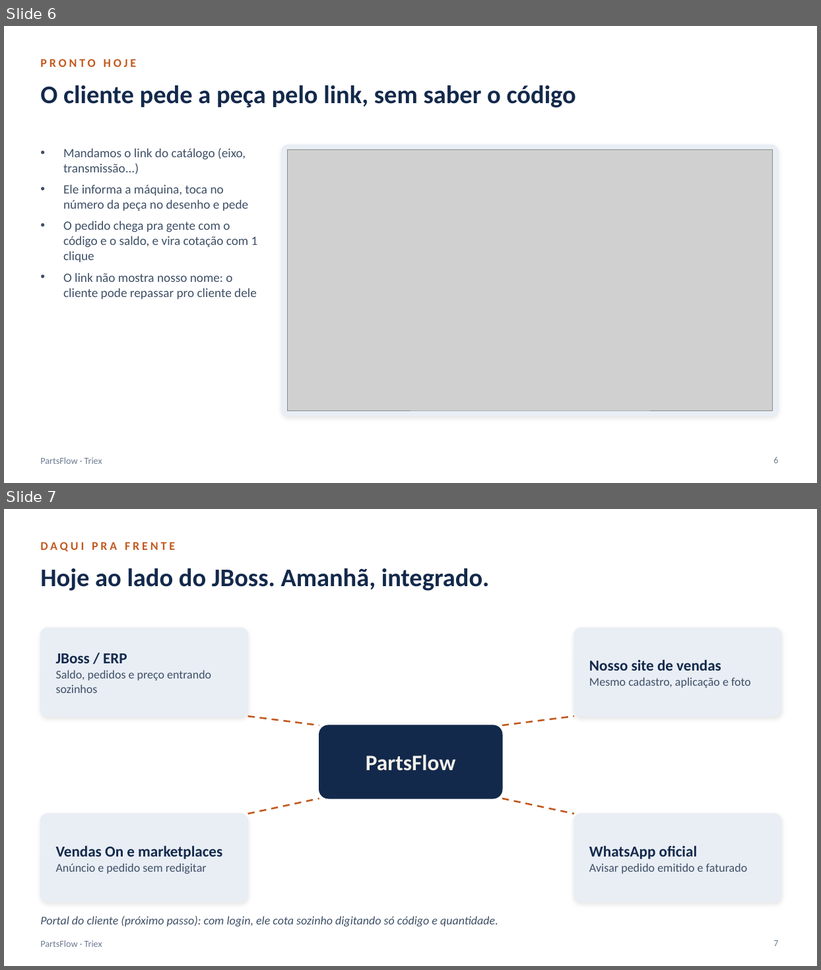
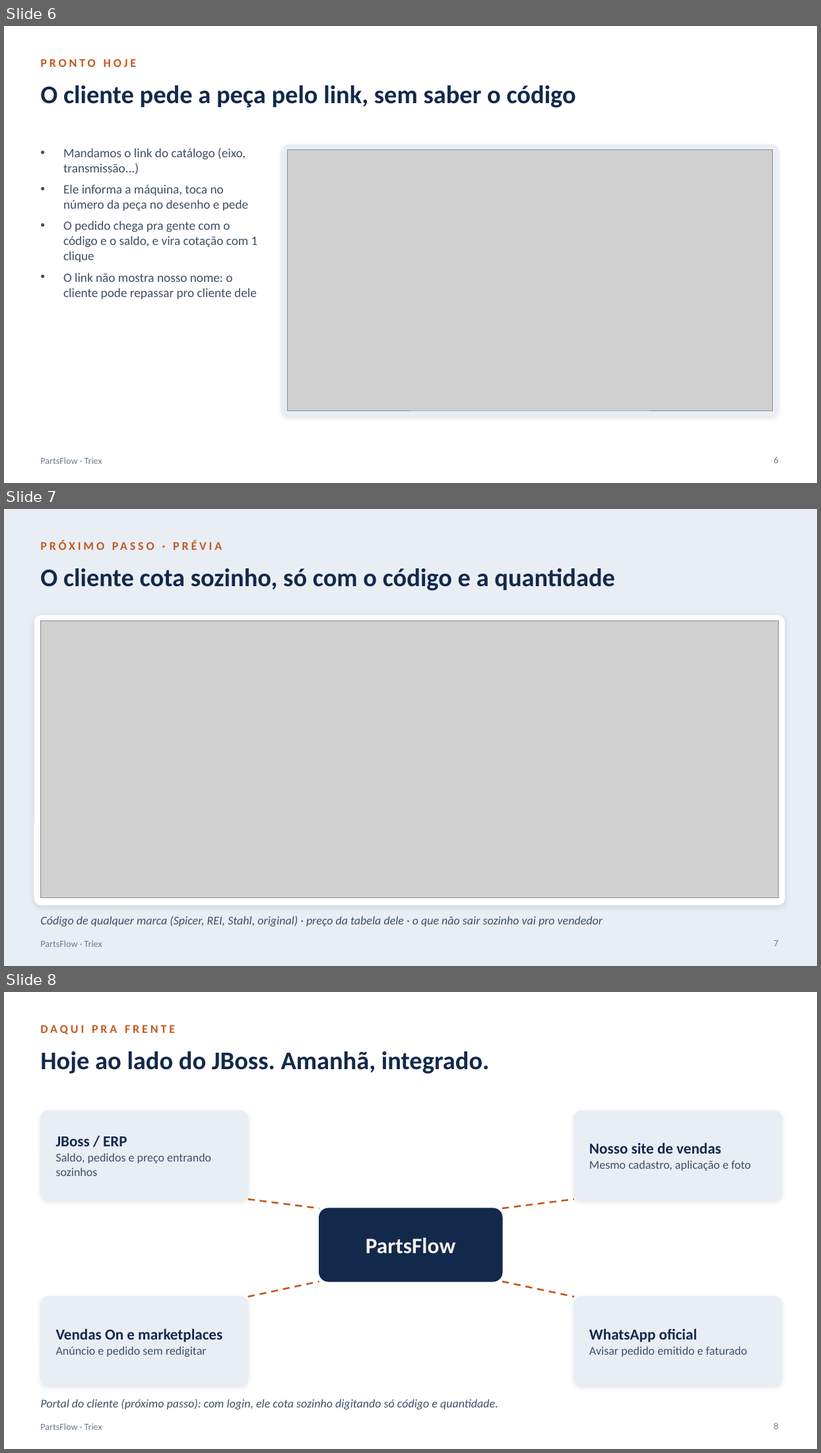
Before and after one commit to vitoregee-dotcom/dashV, a slide deck: docs/apresentacao/PartsFlow-apresentacao-curta.pptx. Shown one above the other, each under a label of ours: slides 6 and 7 before the commit, slides 6, 7 and 8 after it. The pictures are 821x970 and 821x1453 pixels, drawn with LibreOffice and Linux fonts; fonts in the diff are those of the drawing; grey boxes stand for pictures. Boxes give left, top, right and bottom in pixels: in the first picture for what was removed or moved away, otherwise in the second. Text is boxed around its words. In the diff, an @@ line names an element or a change of style, - is before the commit and + after.

```diff
--- a/docs/apresentacao/PartsFlow-apresentacao-curta.pptx
+++ b/docs/apresentacao/PartsFlow-apresentacao-curta.pptx
@@ slide 7 added at bbox=[4, 509, 817, 966], background #E9EEF5; not listed: 1 template element that a slide beside it also shows @@
@@ text added at bbox=[40, 533, 589, 558], 14 pt, text #C2591F, bold @@
+PRÓXIMO PASSO · PRÉVIA
@@ title added at bbox=[40, 568, 615, 591], 30 pt, text #13294B, bold @@
+O cliente cota sozinho, só com o código e a quantidade
@@ rounded rectangle added at bbox=[34, 616, 785, 906], fill #FFFFFF, outline #FFFFFF 1 pt @@
@@ picture added at bbox=[40, 621, 779, 898] @@
@@ text added at bbox=[40, 916, 603, 927], 14 pt, text #3E4F66, italic @@
+Código de qualquer marca (Spicer, REI, Stahl, original) · preço da tabela dele · o que não sair sozinho vai pro vendedor
@@ page number added at bbox=[774, 941, 778, 947], 11 pt, text #6B7A90 @@
+7
@@ what was slide 7 is now slide 8 @@
@@ page number at bbox=[774, 1423, 778, 1430]: text changed @@
-7
+8
```
Also in this commit, not shown: 1 other slide added, 4 other files.
